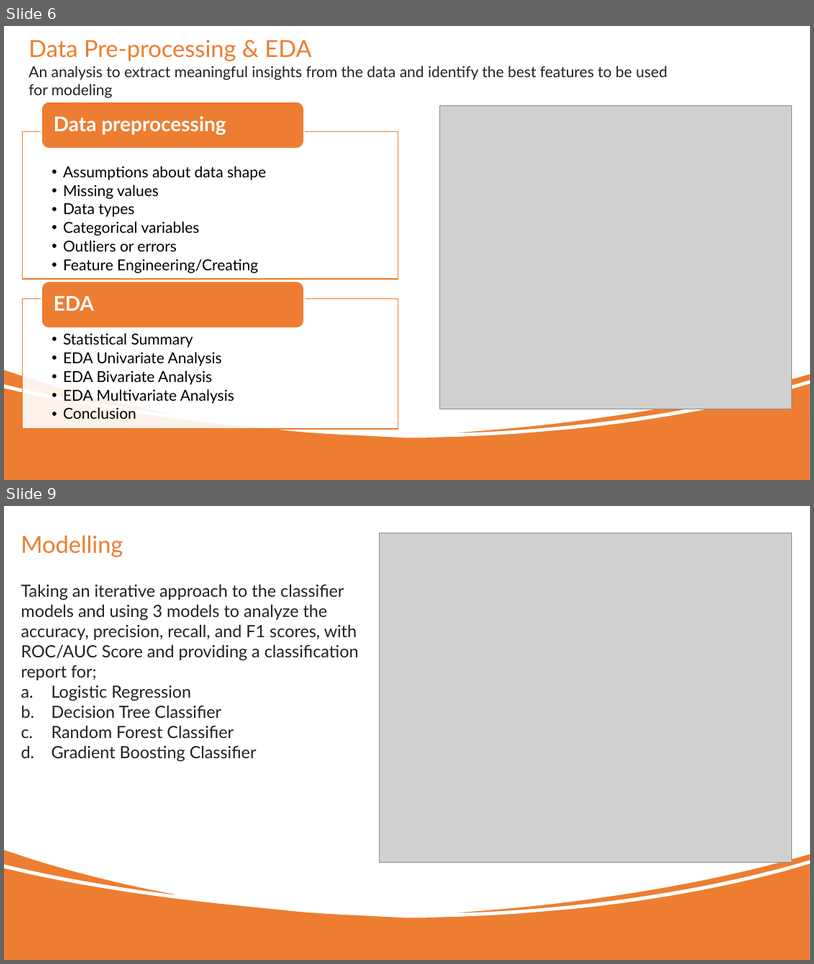
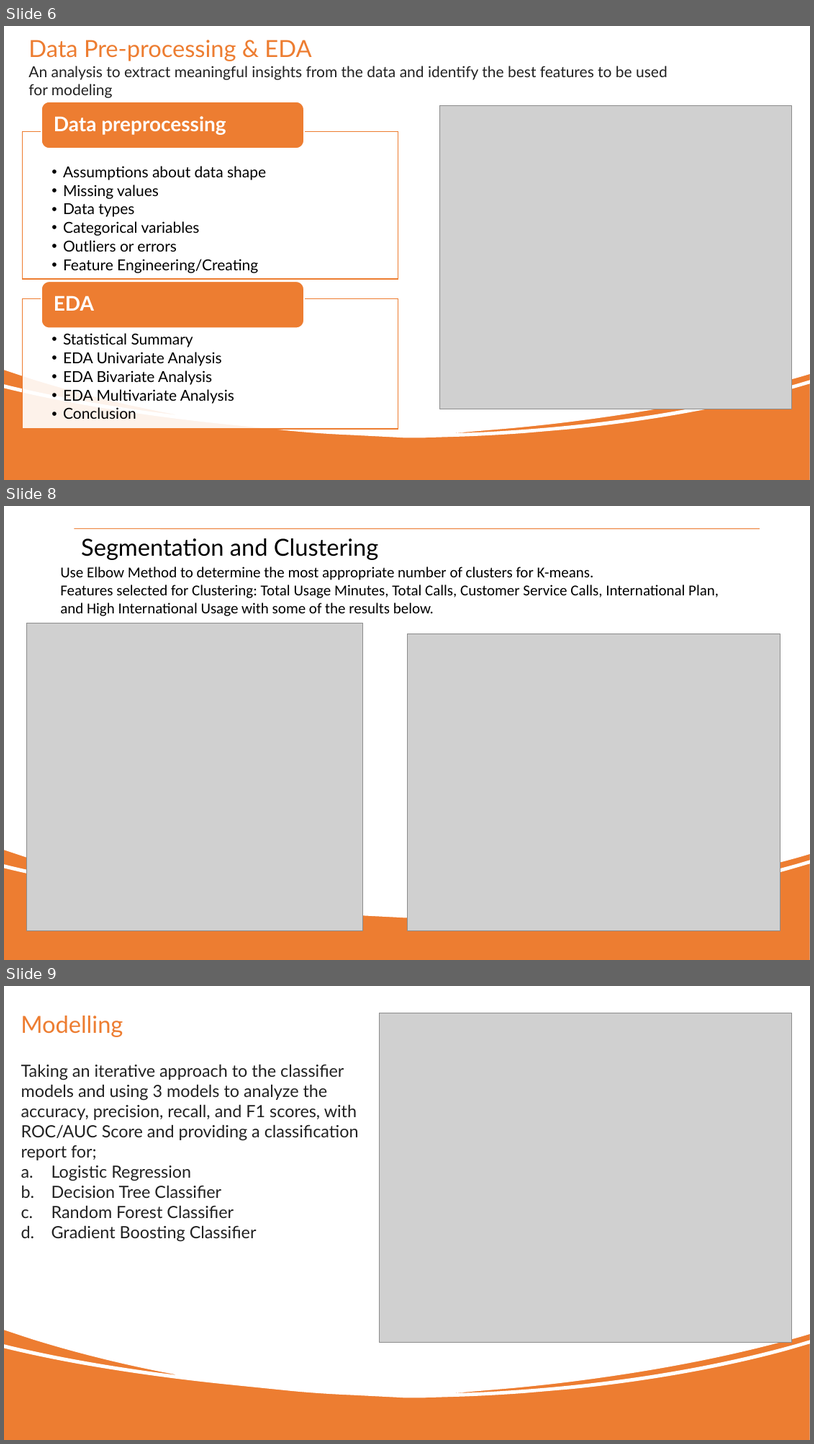
Before and after one commit to LCR2022/Phase_3_project, a slide deck: Telecom_Churn_Presentation.pptx. Shown one above the other, each under a label of ours: slides 6 and 9 before the commit, slides 6, 8 and 9 after it; the slides between them are not shown. The pictures are 814x964 and 814x1444 pixels, drawn with LibreOffice and Linux fonts; fonts in the diff are those of the drawing; grey boxes stand for pictures; background and template pictures are left out. Boxes give left, top, right and bottom in pixels: in the first picture for what was removed or moved away, otherwise in the second. Text is boxed around its words. In the diff, an @@ line names an element or a change of style, - is before the commit and + after.

```diff
--- a/Telecom_Churn_Presentation.pptx
+++ b/Telecom_Churn_Presentation.pptx
@@ slide 8 added at box(4, 506, 810, 960), background picture (left out) @@
@@ rectangle added at box(4, 506, 810, 960), fill #ED7D31 @@
@@ freeform shape added at box(4, 506, 810, 917), fill #FFFFFF @@
@@ line added from (74, 528) to (760, 528), #ED7D31 1 pt @@
@@ text added at box(81, 538, 378, 560), 28 pt, text #000000 @@
+Segmentation and Clustering
@@ text added at box(60, 566, 719, 616), 18 pt, text #000000 @@
+Use Elbow Method to determine the most appropriate number of clusters for K-means.
+Features selected for Clustering: Total Usage Minutes, Total Calls, Customer Service Calls, International Plan, and High International Usage with some of the results below.
@@ picture added at box(27, 623, 363, 930) @@
@@ picture added at box(407, 633, 781, 931) @@
```
Also in this commit, not shown: 1 slide removed, 6 other files.
